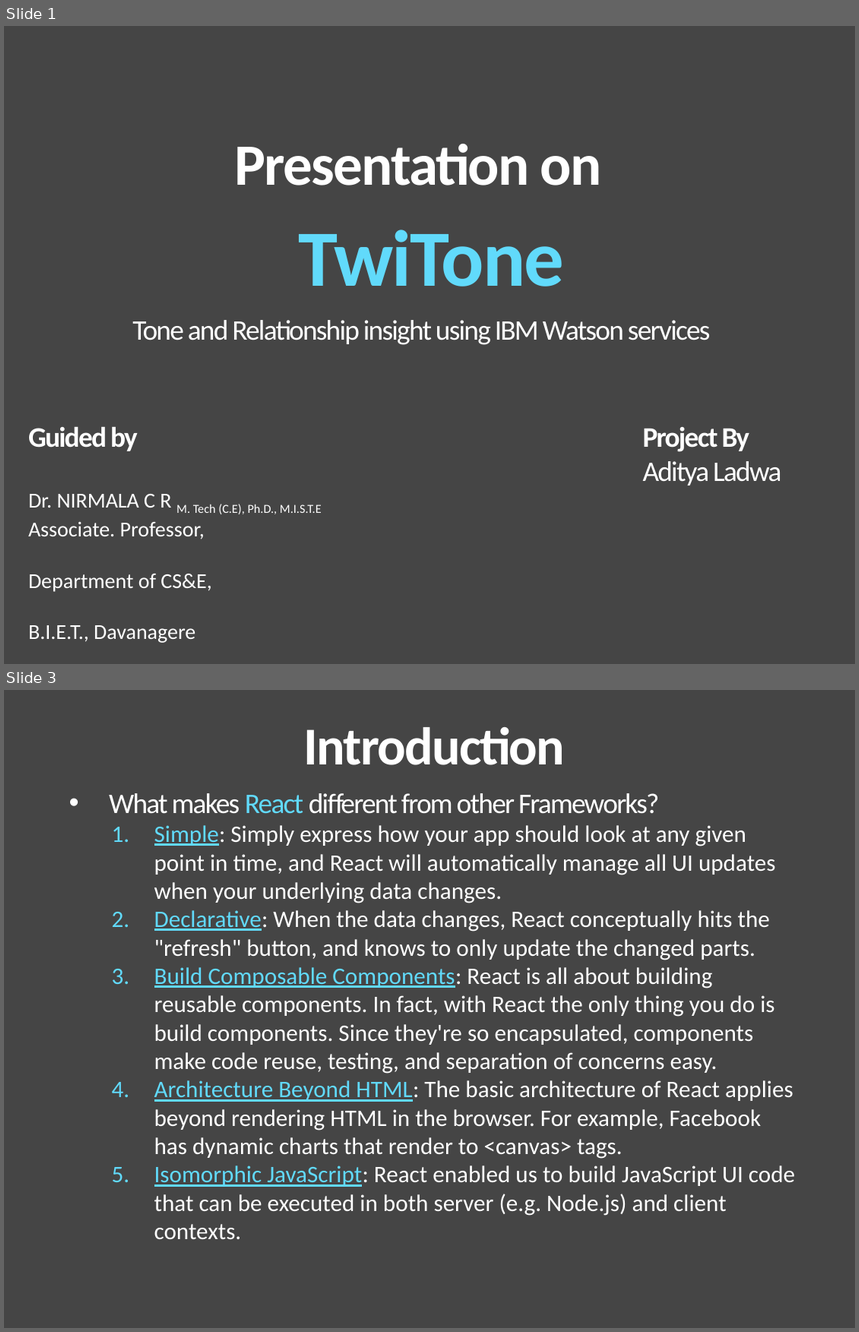
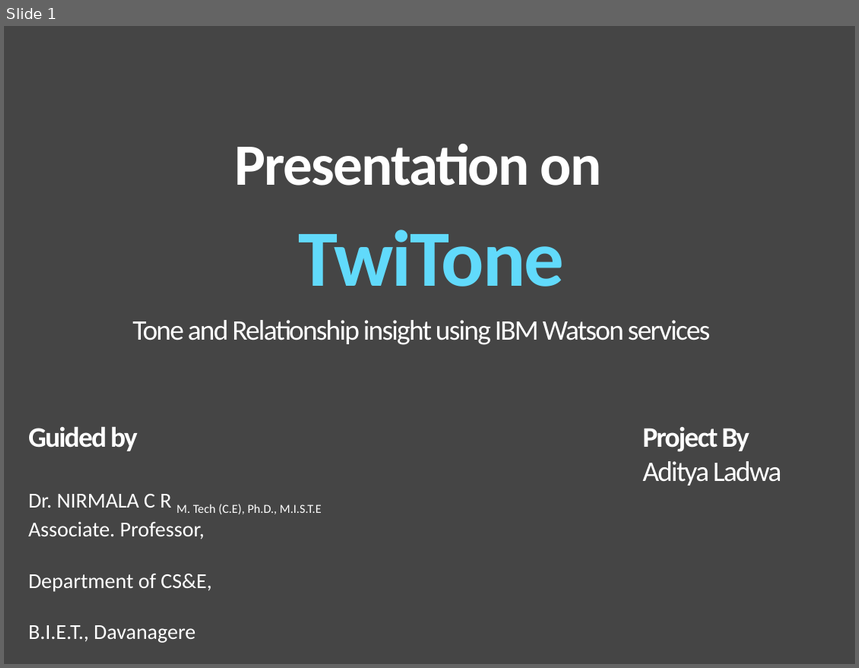
Before and after one commit to LadwaAditya/TwiTone, a slide deck: Presentation.pptx. Shown one above the other, each under a label of ours: slides 1 and 3 before the commit, slide 1 after it; the slides between them are not shown. The pictures are 859x1332 and 859x668 pixels, drawn with LibreOffice and Linux fonts; fonts in the diff are those of the drawing. Boxes give left, top, right and bottom in pixels: in the first picture for what was removed or moved away, otherwise in the second. Text is boxed around its words. In the diff, an @@ line names an element or a change of style, - is before the commit and + after.

```diff
--- a/Presentation.pptx
+++ b/Presentation.pptx
@@ slide 3 removed at bbox=[4, 690, 855, 1328], background #454545 @@
@@ text removed at bbox=[304, 727, 565, 765] @@
-Introduction
@@ text removed at bbox=[109, 793, 795, 1239] @@
-• What makes React different from other Frameworks?
-  1. Simple: Simply express how your app should look at any given point in time, and React will automatically manage all UI updates when your underlying data changes.
-  2. Declarative: When the data changes, React conceptually hits the "refresh" button, and knows to only update the changed parts.
-  3. Build Composable Components: React is all about building reusable components. In fact, with React the only thing you do is build components. Since they're so encapsulated, components make code reuse, testing, and separation of concerns easy.
-  4. Architecture Beyond HTML: The basic architecture of React applies beyond rendering HTML in the browser. For example, Facebook has dynamic charts that render to <canvas> tags.
-  5. Isomorphic JavaScript: React enabled us to build JavaScript UI code that can be executed in both server (e.g. Node.js) and client contexts.
```
Also in this commit, not shown: 1 slide changed, 2 slides added, 15 other slides removed.
